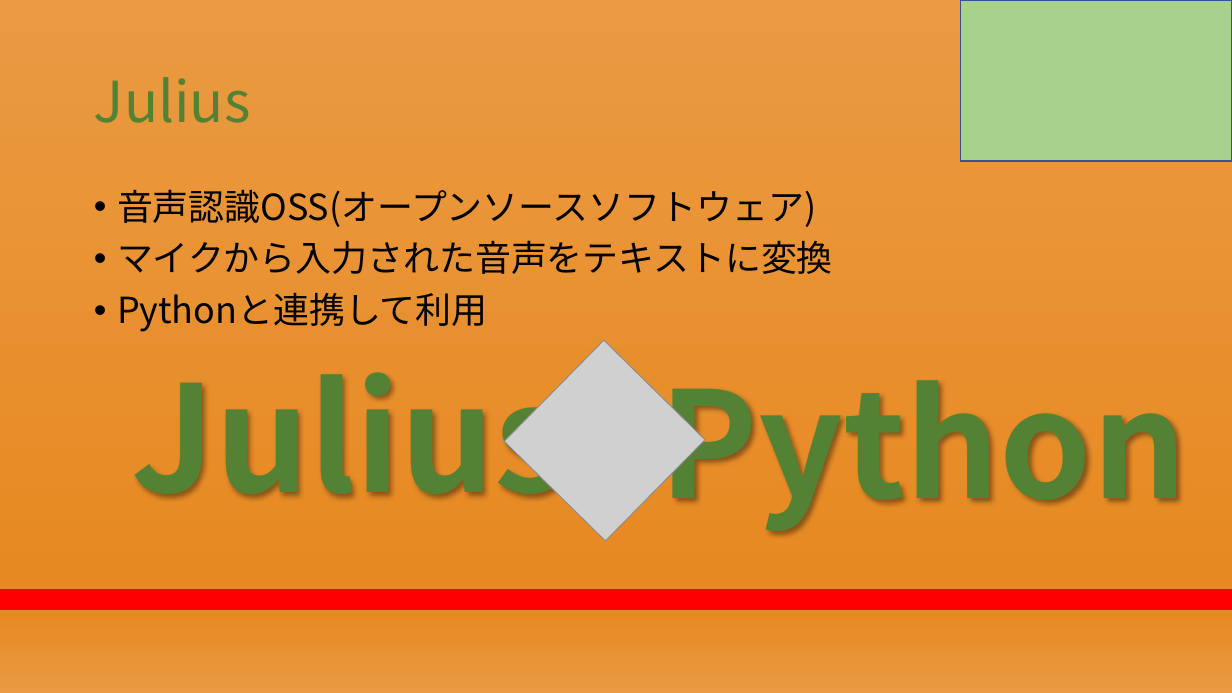
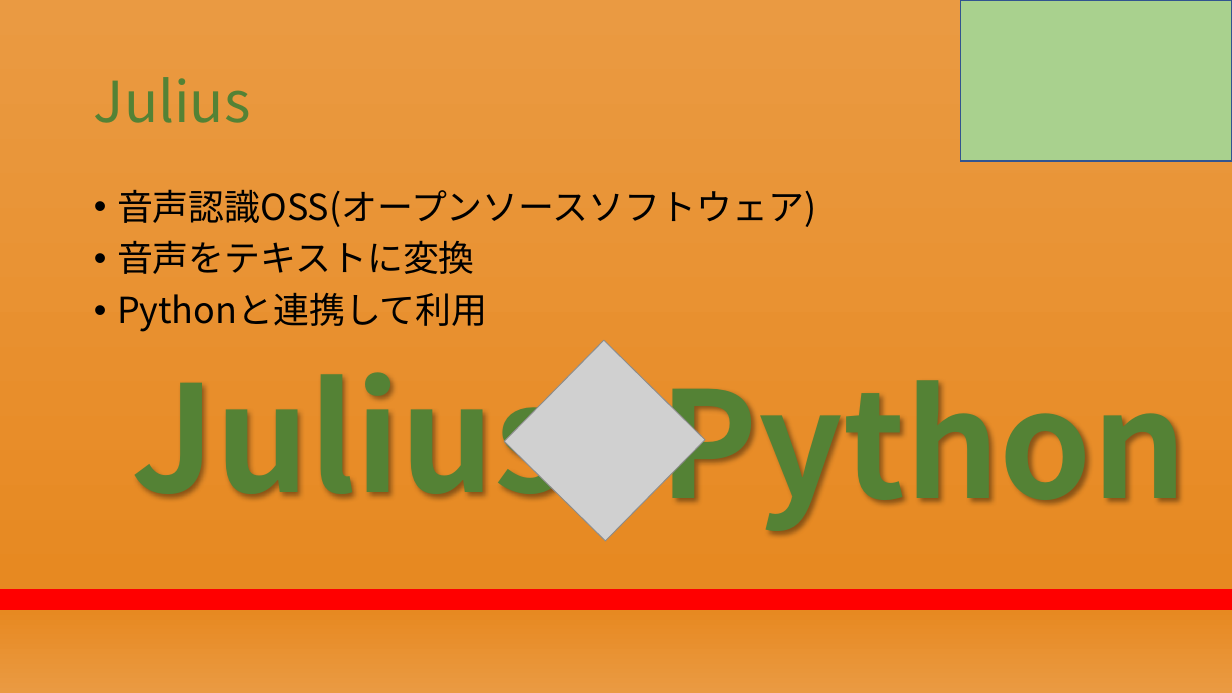
Before and after one commit to RikiishiSuzunosuke/AIspeaker_yosie, a slide deck: slide 4 of presentation/第二回プレゼン_アウトライン.pptx. Drawn at 1232x693 pixels with LibreOffice and Linux fonts; fonts in the diff are those of the drawing; grey boxes stand for pictures. Boxes give left, top, right and bottom in pixels: in the first picture for what was removed or moved away, otherwise in the second. Text is boxed around its words. In the diff, an @@ line names an element or a change of style, - is before the commit and + after.

```diff
--- a/presentation/第二回プレゼン_アウトライン.pptx
+++ b/presentation/第二回プレゼン_アウトライン.pptx
@@ text at [117,240,475,274]: text changed @@
-• マイクから入力された音声をテキストに変換
+• 音声をテキストに変換
```
Also in this commit, not shown: 13 other slides changed, 2 slides added, 1 slide removed, 5 other files.
